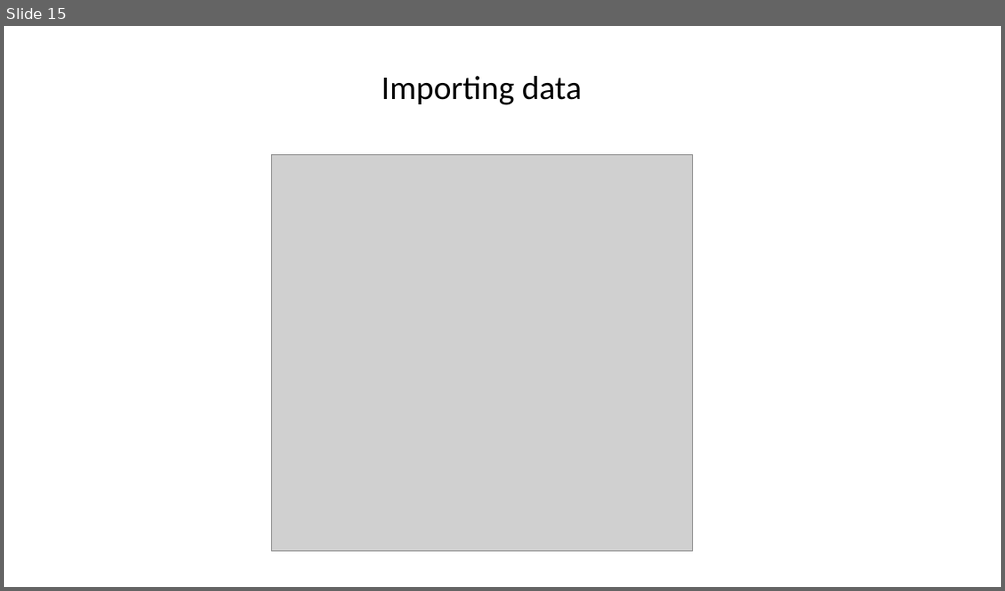
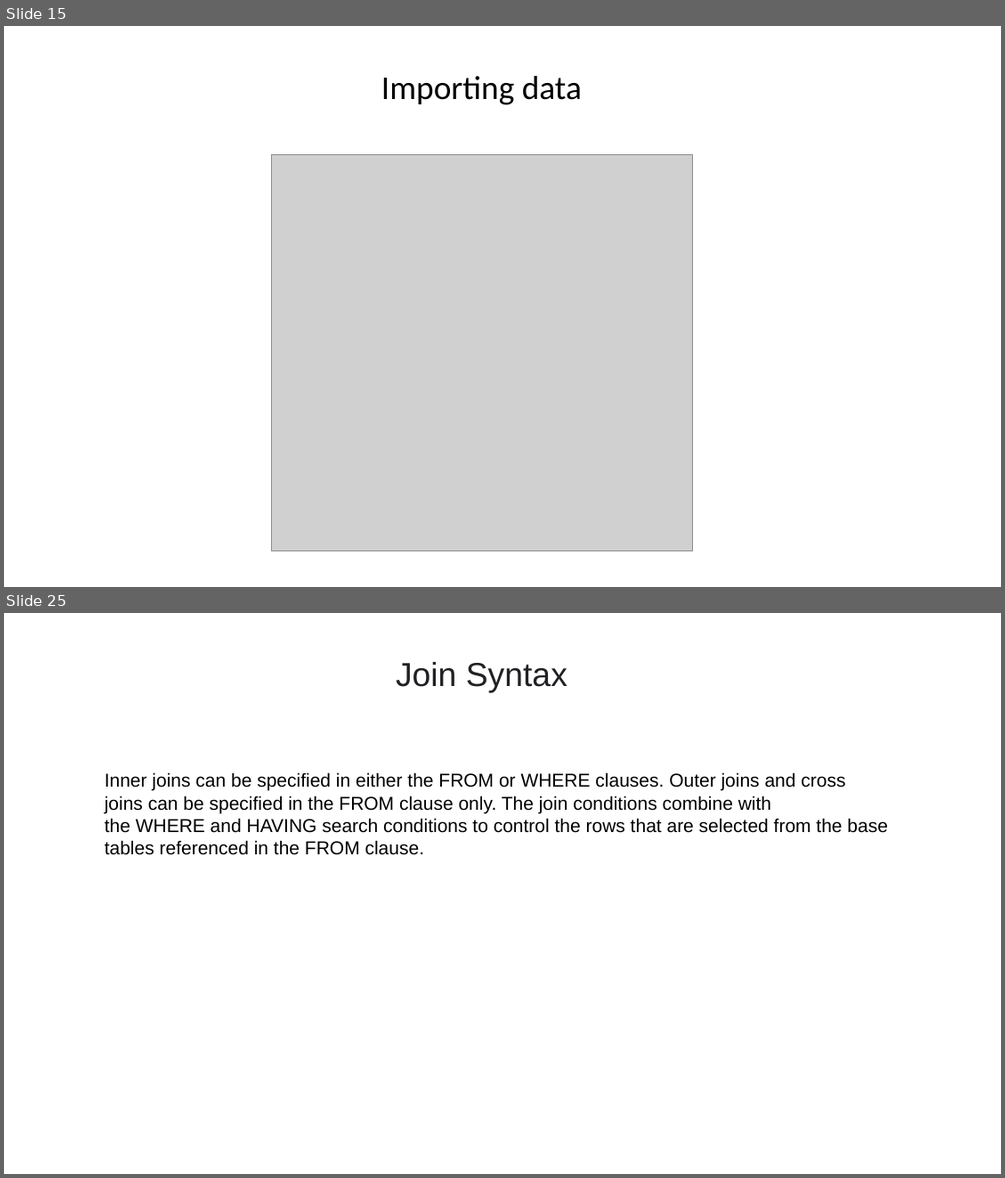
Before and after one commit to mohadese-safari/SQL-Training, a slide deck: presentation/SQL.pptx. Shown one above the other, each under a label of ours: slide 15 before the commit, slides 15 and 25 after it; the slides between them are not shown. The pictures are 1005x591 and 1005x1178 pixels, drawn with LibreOffice and Linux fonts; fonts in the diff are those of the drawing; grey boxes stand for pictures. Boxes give left, top, right and bottom in pixels: in the first picture for what was removed or moved away, otherwise in the second. Text is boxed around its words. In the diff, an @@ line names an element or a change of style, - is before the commit and + after.

Commit message:
Join exercises solved and presentation progressed

```diff
--- a/presentation/SQL.pptx
+++ b/presentation/SQL.pptx
@@ slide 25 added at (4, 613, 1001, 1174), background #FFFFFF @@
@@ text added at (396, 662, 567, 692), 32 pt, text #202124 @@
+Join Syntax
@@ text added at (105, 772, 888, 855), 18 pt, text #000000 @@
+Inner joins can be specified in either the FROM or WHERE clauses. Outer joins and cross joins can be specified in the FROM clause only. The join conditions combine with the WHERE and HAVING search conditions to control the rows that are selected from the base tables referenced in the FROM clause.
```
Also in this commit, not shown: 20 other slides added, 18 other files.
